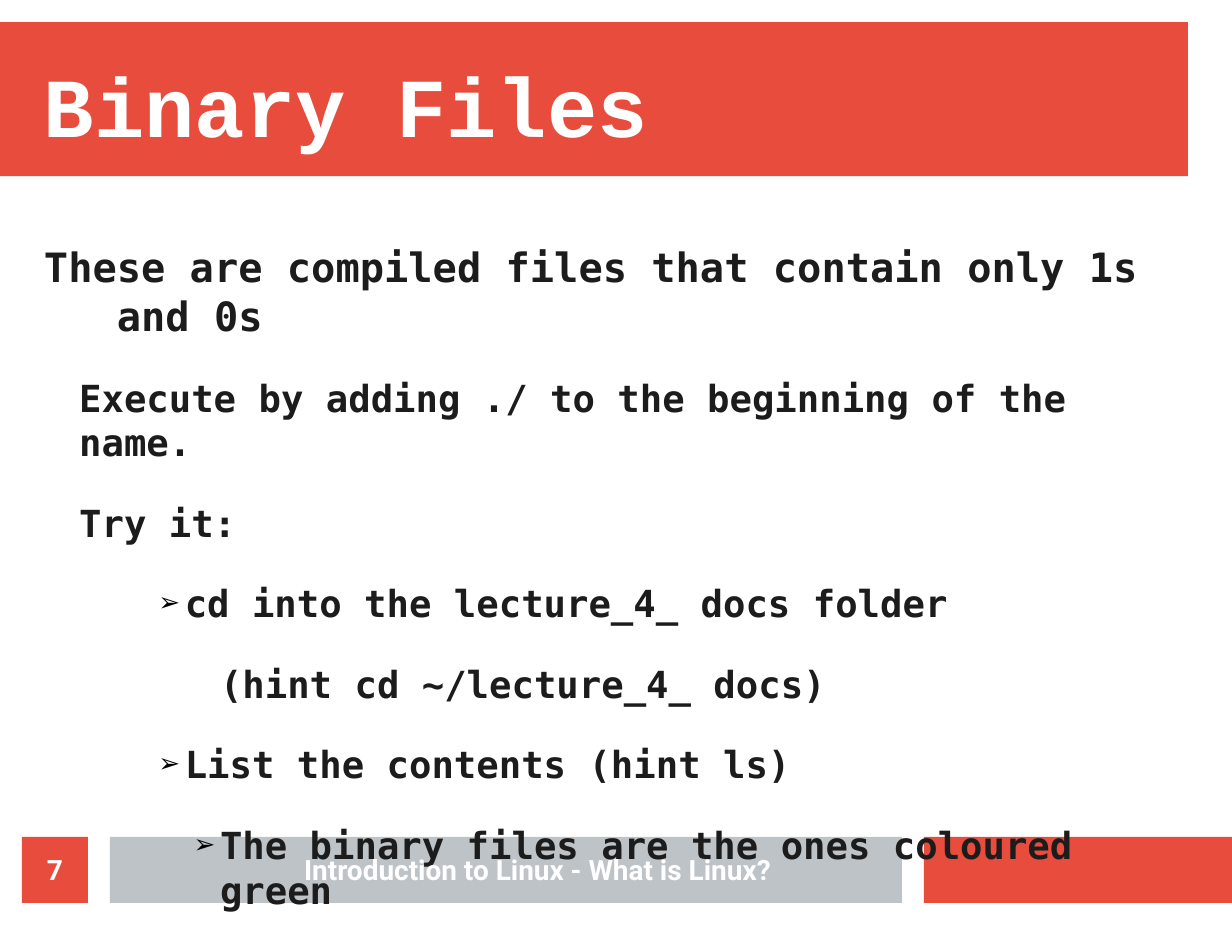
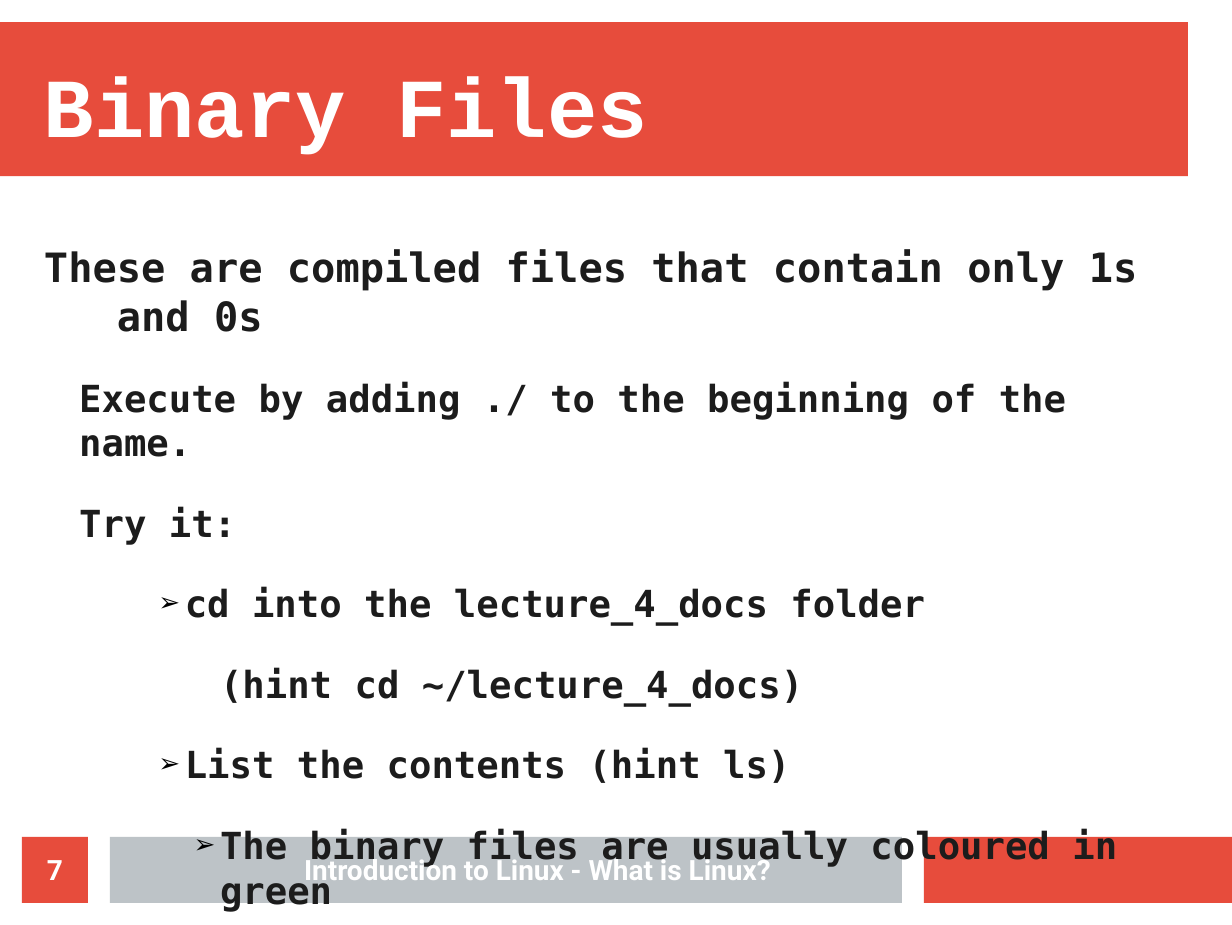
Before and after one commit to Nhlakanipho-Biyela/Intro_To_Linux_Course, a slide deck: slide 7 of Lecture_Slides/Lecture_4/ITL_Lecture_4_Processes.odp. Drawn at 1232x925 pixels with LibreOffice and Linux fonts; fonts in the diff are those of the drawing; background and template pictures are left out. Boxes give left, top, right and bottom in pixels: in the first picture for what was removed or moved away, otherwise in the second. Text is boxed around its words. In the diff, an @@ line names an element or a change of style, - is before the commit and + after.

```diff
--- a/Lecture_Slides/Lecture_4/ITL_Lecture_4_Processes.odp
+++ b/Lecture_Slides/Lecture_4/ITL_Lecture_4_Processes.odp
@@ text at (x1=185, y1=587, x2=925, y2=706): spaces changed @@
-        ➢ cd into the lecture_4_ docs folder
-          (hint cd ~/lecture_4_ docs)
+        ➢ cd into the lecture_4_docs folder
+          (hint cd ~/lecture_4_docs)
@@ text at (x1=220, y1=829, x2=1117, y2=911): text changed @@
-          ➢ The binary files are the ones coloured green
+          ➢ The binary files are usually coloured in green
```
Also in this commit, not shown: 6 other slides changed, 1 slide added, 2 other files.
